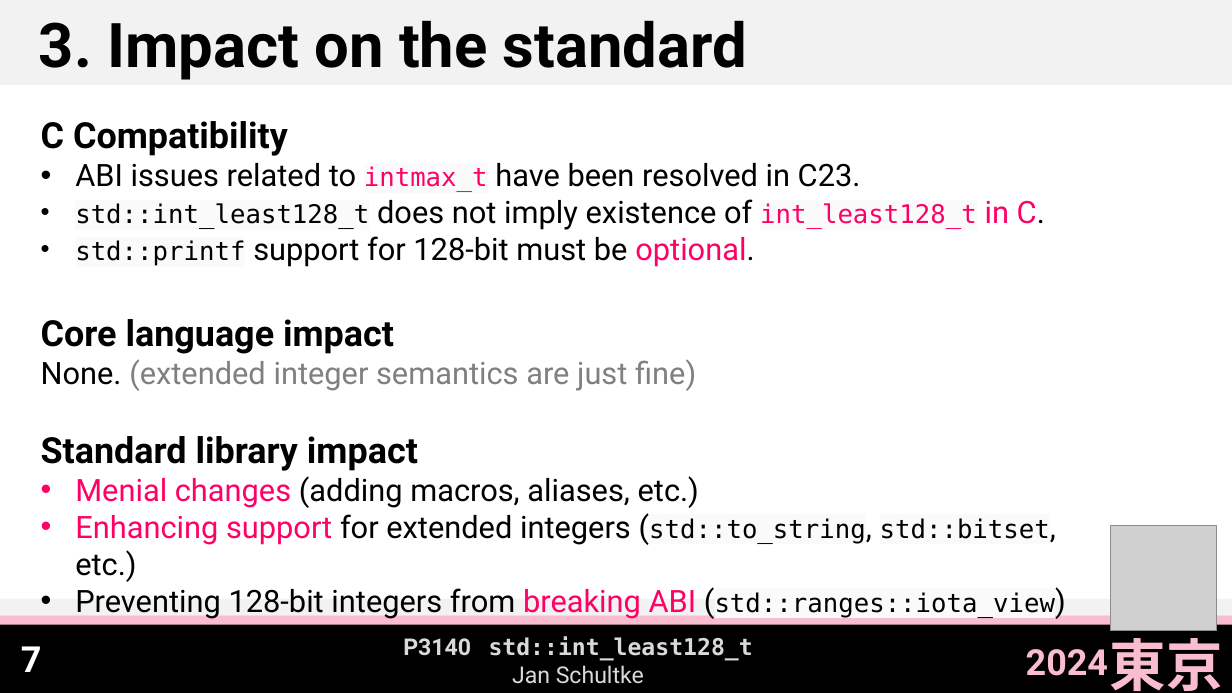
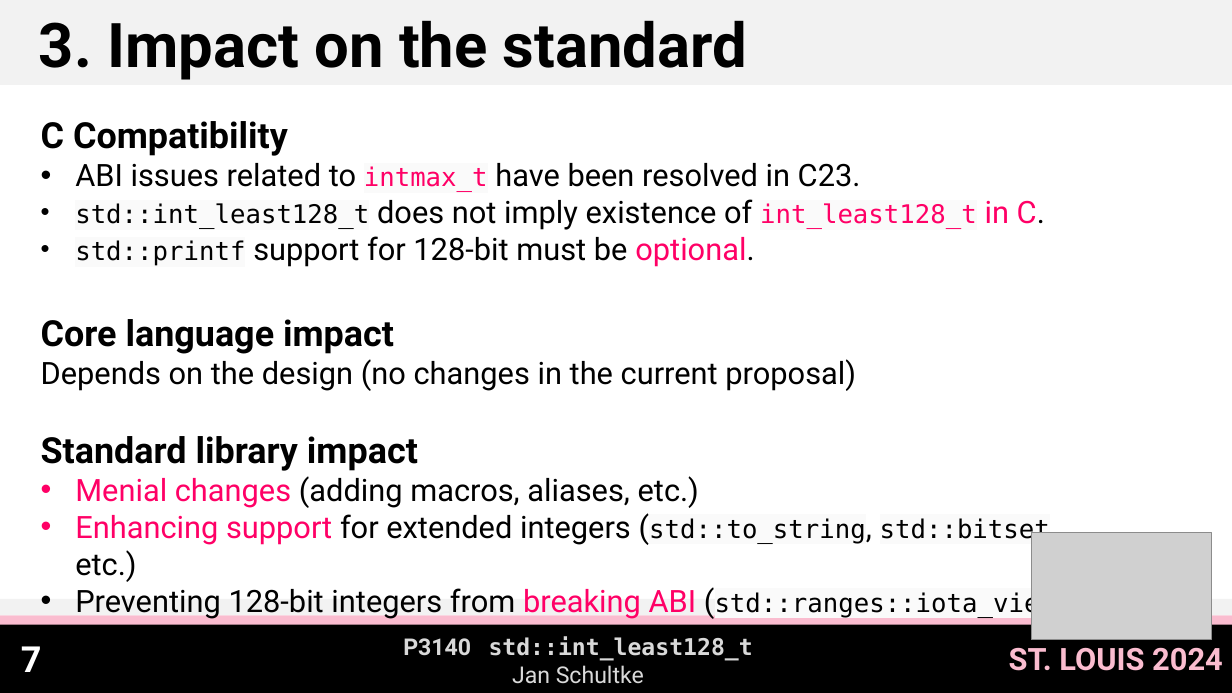
Before and after one commit to Eisenwave/cpp-proposals, a slide deck: slide 8 of slides/p3140-slides.pptx. Drawn at 1232x693 pixels with LibreOffice and Linux fonts; fonts in the diff are those of the drawing; grey boxes stand for pictures. Boxes give left, top, right and bottom in pixels: in the first picture for what was removed or moved away, otherwise in the second. Text is boxed around its words. In the diff, an @@ line names an element or a change of style, - is before the commit and + after.

Commit message:
update P3140 slides for St. Louis

```diff
--- a/slides/p3140-slides.pptx
+++ b/slides/p3140-slides.pptx
@@ text at <box>41,359,856,391</box>: text changed; text colour #808080 to #000000 @@
-None. (extended integer semantics are just fine)
+Depends on the design (no changes in the current proposal)
@@ picture added at <box>1031,532,1212,640</box> @@
@@ picture removed at <box>1111,525,1217,631</box> @@
@@ text removed at <box>1110,629,1223,691</box> @@
-東京
@@ text at <box>1009,647,1223,671</box>: text changed; size 28 to 24 pt @@
-2024
+ST. LOUIS 2024
```
Also in this commit, not shown: 11 other slides changed, 1 slide added, 2 other files.
